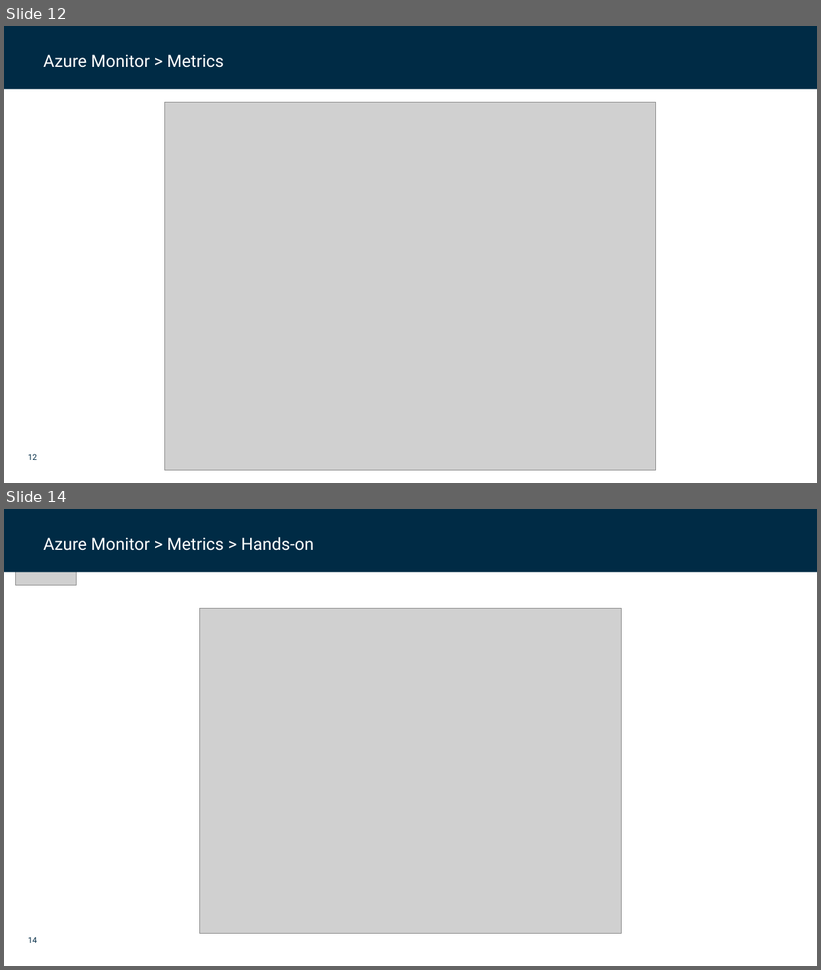
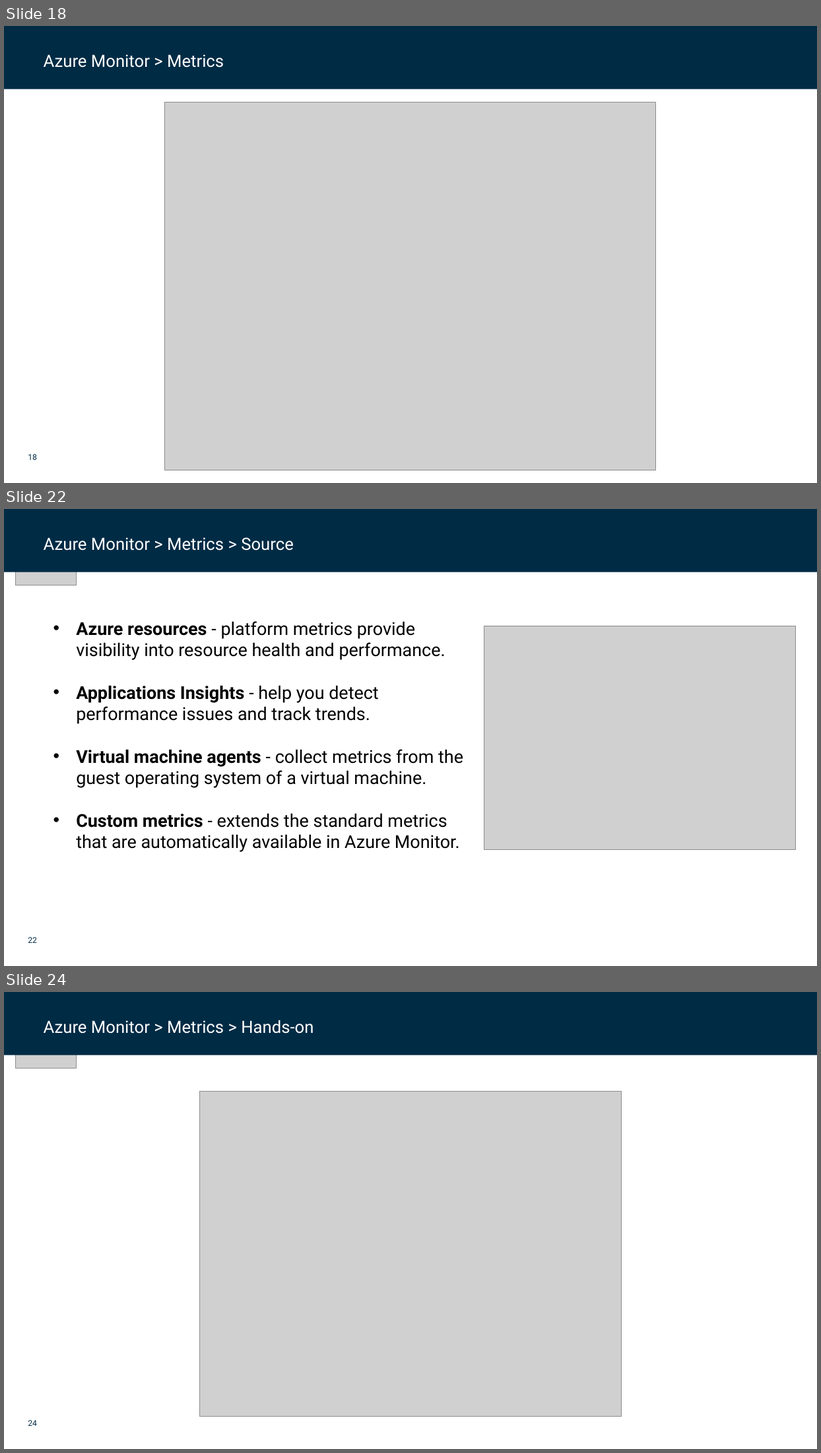
Before and after one commit to dfds/dojo, a slide deck: workshops/azure-monitoring-deep-dive/azure-monitoring-deep-dive.pptx. Shown one above the other, each under a label of ours: slides 12 and 14 before the commit, slides 18, 22 and 24 after it; the slides between them are not shown. The pictures are 821x970 and 821x1453 pixels, drawn with LibreOffice and Linux fonts; fonts in the diff are those of the drawing; grey boxes stand for pictures; background and template pictures are left out. Boxes give left, top, right and bottom in pixels: in the first picture for what was removed or moved away, otherwise in the second. Text is boxed around its words. In the diff, an @@ line names an element or a change of style, - is before the commit and + after.

Commit message:
Azure Monitor v. 0.2

```diff
--- a/workshops/azure-monitoring-deep-dive/azure-monitoring-deep-dive.pptx
+++ b/workshops/azure-monitoring-deep-dive/azure-monitoring-deep-dive.pptx
@@ slide 22 added at <box>4,509,817,966</box>, background #FFFFFF; not listed: 1 template element that a slide beside it also shows @@
@@ rectangle added at <box>4,509,817,572</box>, fill #002B45 @@
@@ picture added at <box>16,509,77,586</box> @@
@@ text added at <box>44,537,294,551</box>, 20 pt, text #FFFFFF @@
+Azure Monitor > Metrics > Source
@@ rectangle added at <box>736,529,797,547</box>, fill #002B45 @@
@@ text added at <box>76,621,463,852</box>, 21 pt, text #000000 @@
+• Azure resources - platform metrics provide visibility into resource health and performance.
+• Applications Insights - help you detect performance issues and track trends.
+• Virtual machine agents - collect metrics from the guest operating system of a virtual machine.
+• Custom metrics - extends the standard metrics that are automatically available in Azure Monitor.
@@ picture added at <box>484,626,797,850</box> @@
@@ what was slide 12 is now slide 18 @@
@@ page number at <box>28,454,37,460</box>: text changed @@
-12
+18
@@ what was slide 14 is now slide 24 @@
@@ page number at <box>28,1420,37,1426</box>: text changed @@
-14
+24
```
Also in this commit, not shown: 3 slides changed, 10 other slides added, 1 slide removed, 1 other file.
